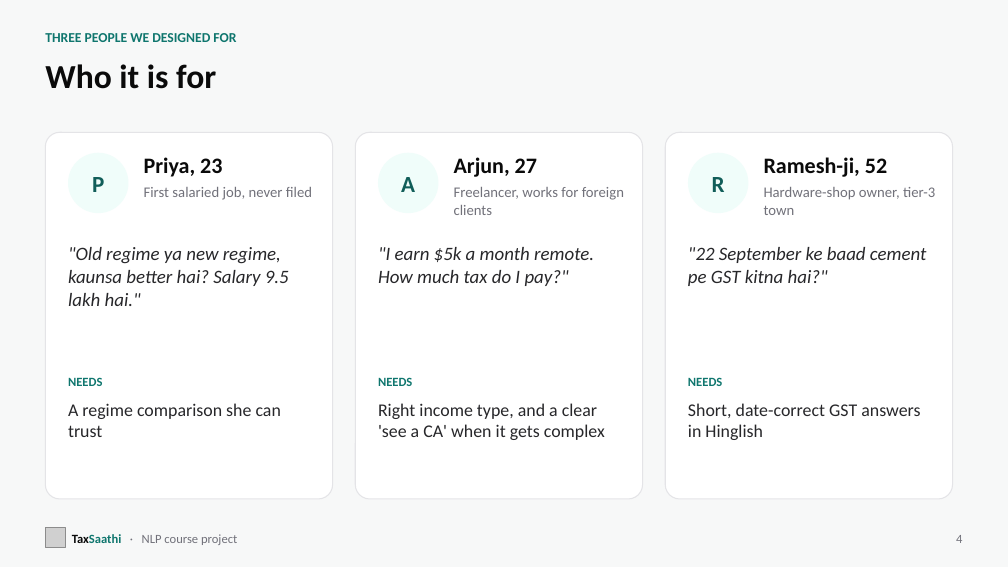
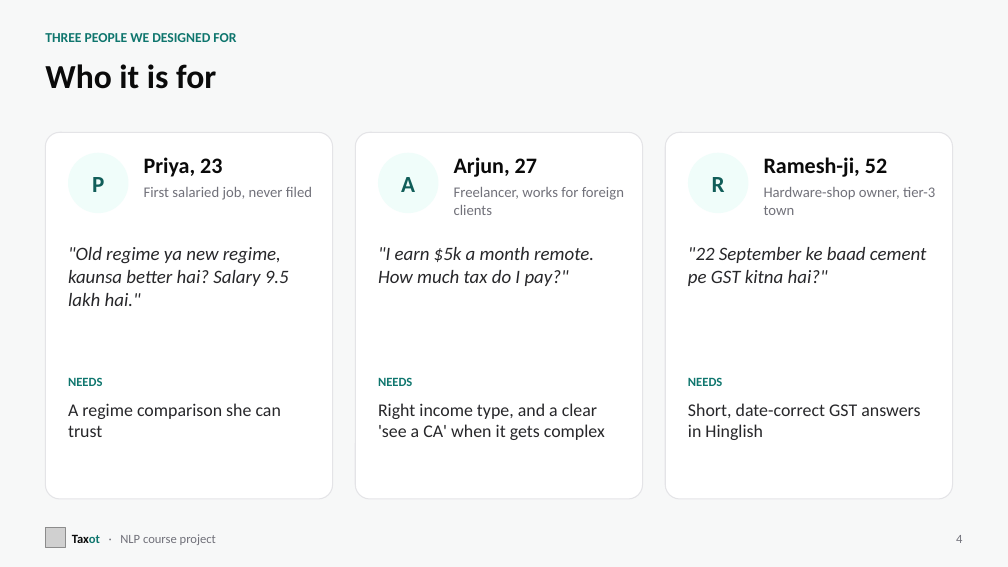
Before and after one commit to HulkInTherapy/taxsaathi, a slide deck: slide 4 of presentation/Taxot.pptx. Drawn at 1008x567 pixels with LibreOffice and Linux fonts; fonts in the diff are those of the drawing; grey boxes stand for pictures. Boxes give left, top, right and bottom in pixels: in the first picture for what was removed or moved away, otherwise in the second. Text is boxed around its words. In the diff, an @@ line names an element or a change of style, - is before the commit and + after.

```diff
--- a/presentation/Taxot.pptx
+++ b/presentation/Taxot.pptx
@@ text at [72,534,216,545]: text changed @@
-TaxSaathi · NLP course project
+Taxot · NLP course project
```
Also in this commit, not shown: 22 other slides changed, 4 slides added, 10 other files.
